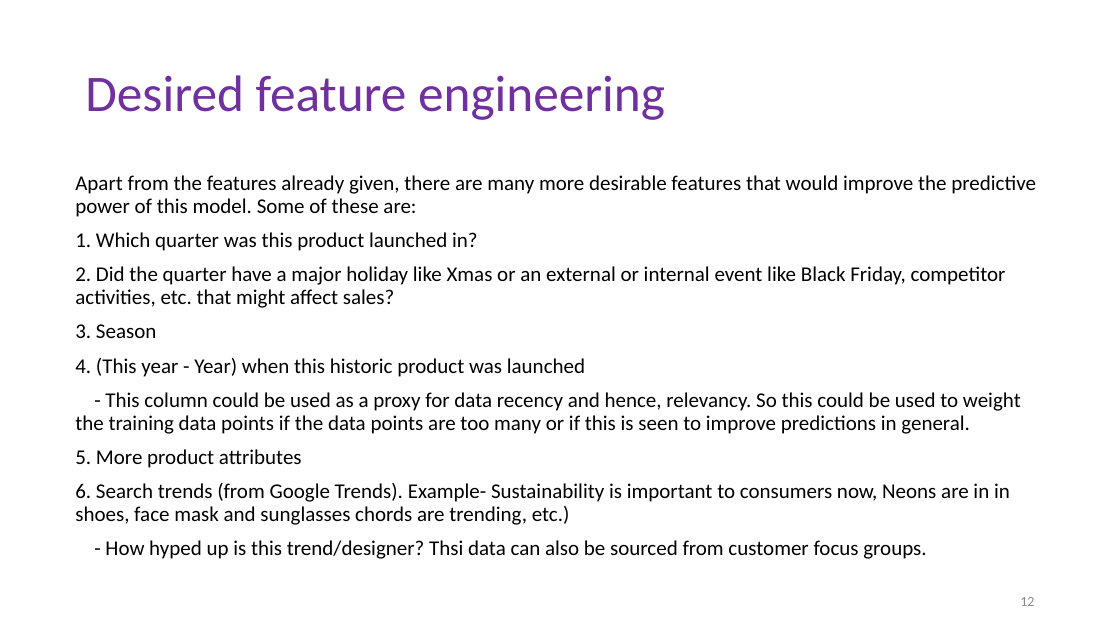
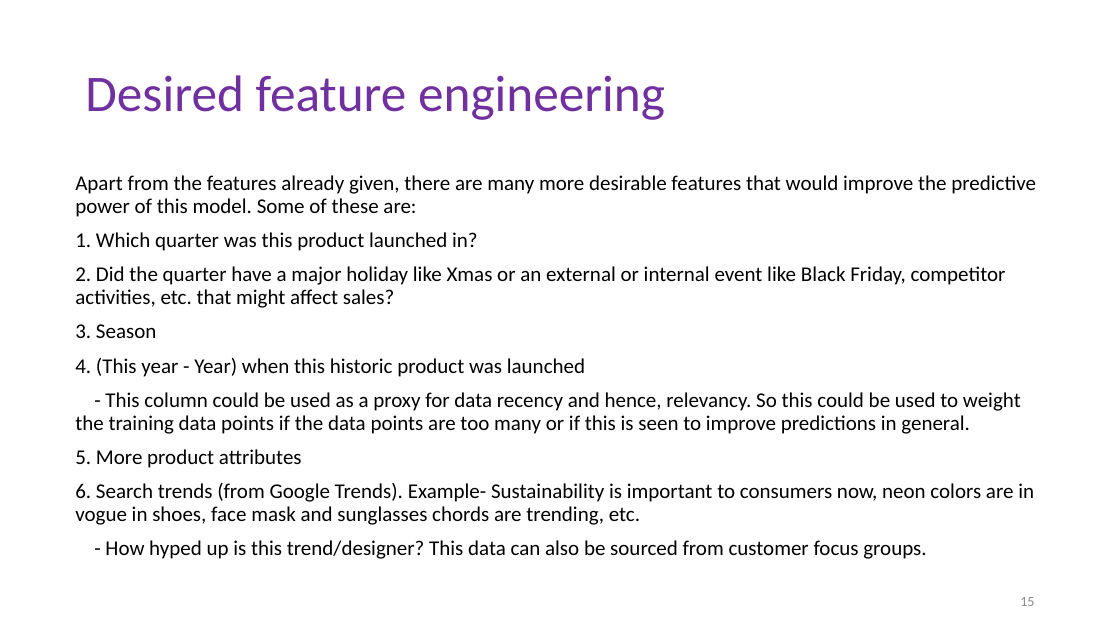
Before and after one commit to garima26/thebrand, a slide deck: slide 15 of The Brand.pptx (slide 12 before the commit). Drawn at 1120x630 pixels with LibreOffice and Linux fonts; fonts in the diff are those of the drawing. Boxes give left, top, right and bottom in pixels: in the first picture for what was removed or moved away, otherwise in the second. Text is boxed around its words. In the diff, an @@ line names an element or a change of style, - is before the commit and + after.

```diff
--- a/The Brand.pptx
+++ b/The Brand.pptx
@@ text at (75,483,1034,559): text changed @@
-6. Search trends (from Google Trends). Example- Sustainability is important to consumers now, Neons are in in shoes, face mask and sunglasses chords are trending, etc.)
-- How hyped up is this trend/designer? Thsi data can also be sourced from customer focus groups.
+6. Search trends (from Google Trends). Example- Sustainability is important to consumers now, neon colors are in vogue in shoes, face mask and sunglasses chords are trending, etc.
+- How hyped up is this trend/designer? This data can also be sourced from customer focus groups.
@@ page number at (1020,597,1034,606): text changed @@
-12
+15
```
Also in this commit, not shown: 11 other slides changed, 3 slides added, 1 other file.
